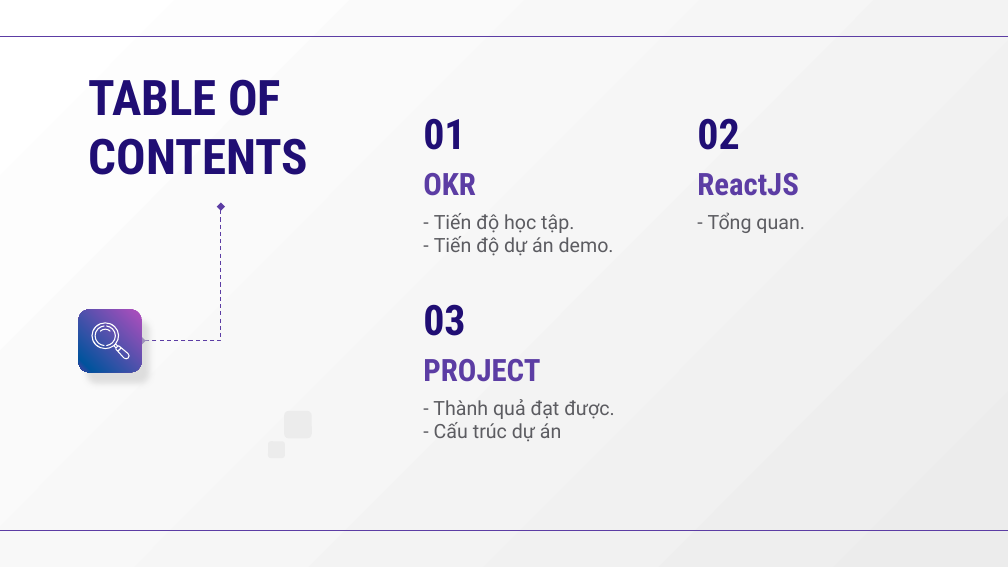
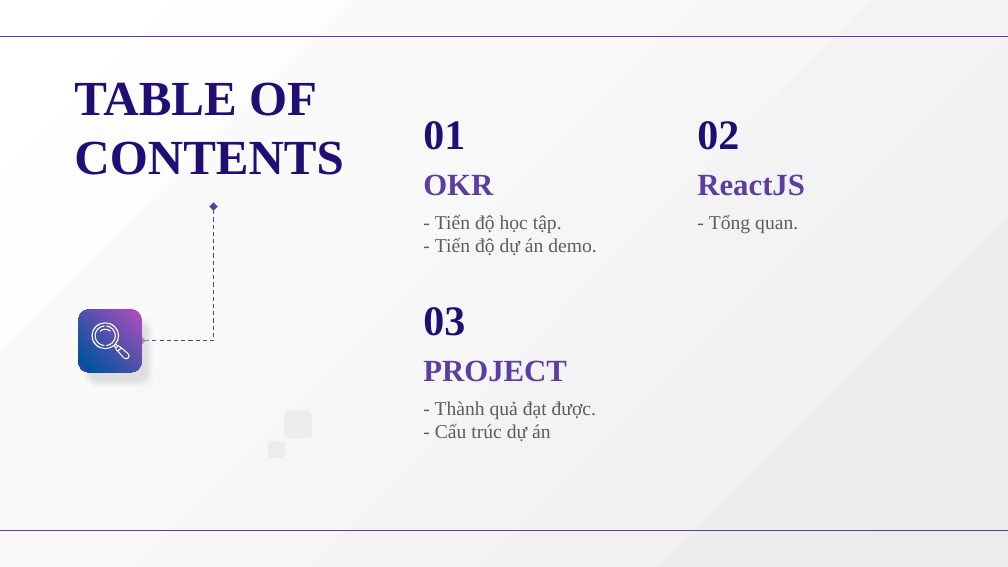
Before and after one commit to MinhMinhVP/tiktok-ui, a slide deck: slide 2 of Document/Small Business Web Site Project Proposal by Slidesgo .pptx. Drawn at 1008x567 pixels with LibreOffice and Linux fonts; fonts in the diff are those of the drawing. Boxes give left, top, right and bottom in pixels: in the first picture for what was removed or moved away, otherwise in the second. Text is boxed around its words. In the diff, an @@ line names an element or a change of style, - is before the commit and + after.

Commit message:
cm

```diff
--- a/Document/Small Business Web Site Project Proposal by Slidesgo .pptx
+++ b/Document/Small Business Web Site Project Proposal by Slidesgo .pptx
@@ font Roboto Condensed to Times New Roman in 7 elements at [423, 174, 493, 196], [697, 174, 805, 196], [423, 360, 566, 382], [423, 121, 465, 150], [697, 121, 739, 150], [423, 307, 465, 336], [74, 82, 344, 175] @@
@@ title "TABLE OF CONTENTS": place and size @@
-title "TABLE OF CONTENTS" at [89, 79, 309, 175]
+title "TABLE OF CONTENTS" at [74, 82, 344, 175]
@@ elbow double arrow moved from (221, 207) - (141, 341) to (214, 207) - (141, 341) @@
@@ font Roboto to Times New Roman in 3 elements at [435, 215, 597, 255], [709, 215, 798, 233], [435, 401, 596, 441] @@
```
Also in this commit, not shown: 13 other slides changed.
